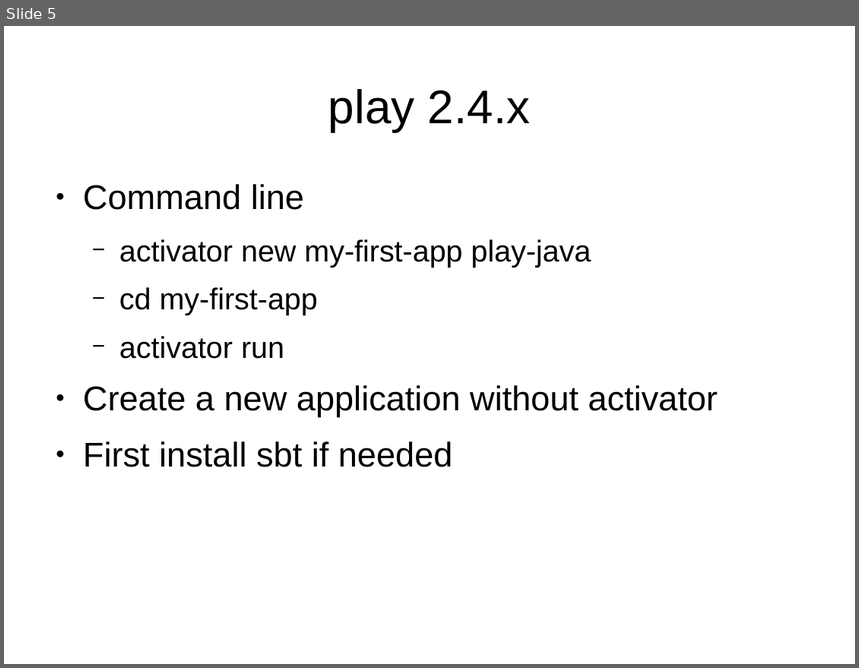
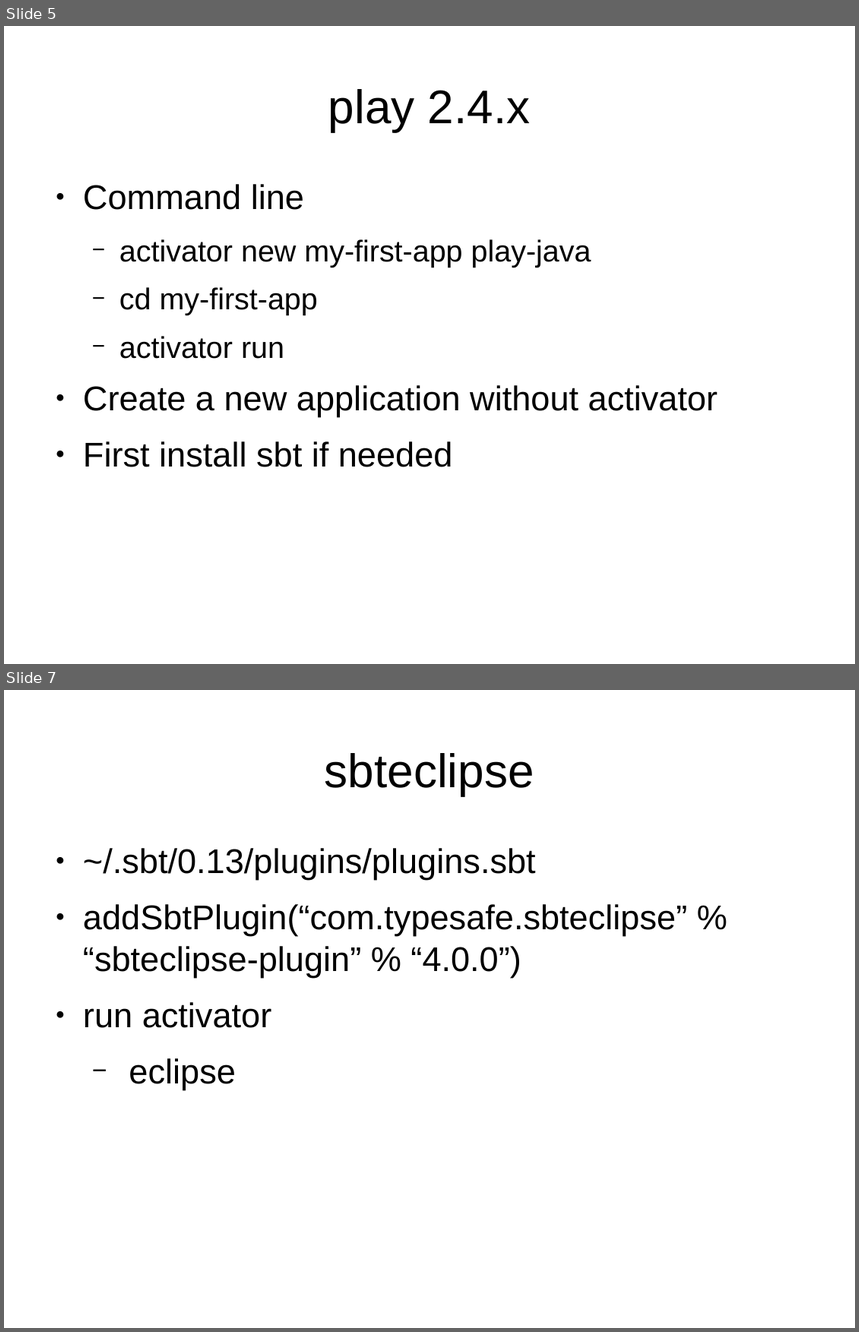
Before and after one commit to sallop/til, a slide deck: play2.odp. Shown one above the other, each under a label of ours: slide 5 before the commit, slides 5 and 7 after it; the slides between them are not shown. The pictures are 859x668 and 859x1332 pixels, drawn with LibreOffice and Linux fonts; fonts in the diff are those of the drawing. Boxes give left, top, right and bottom in pixels: in the first picture for what was removed or moved away, otherwise in the second. Text is boxed around its words. In the diff, an @@ line names an element or a change of style, - is before the commit and + after.

```diff
--- a/play2.odp
+++ b/play2.odp
@@ slide 7 added at [4, 690, 855, 1328], background #FFFFFF @@
@@ title added at [325, 753, 534, 796], 44 pt, text #000000 @@
+sbteclipse
@@ text added at [83, 848, 687, 1091], 32 pt, text #000000 @@
+● ~/.sbt/0.13/plugins/plugins.sbt
+● addSbtPlugin(“com.typesafe.sbteclipse” % “sbteclipse-plugin” % “4.0.0”)
+● run activator
+  − eclipse
```
Also in this commit, not shown: 1 other slide added, 1 slide removed.
